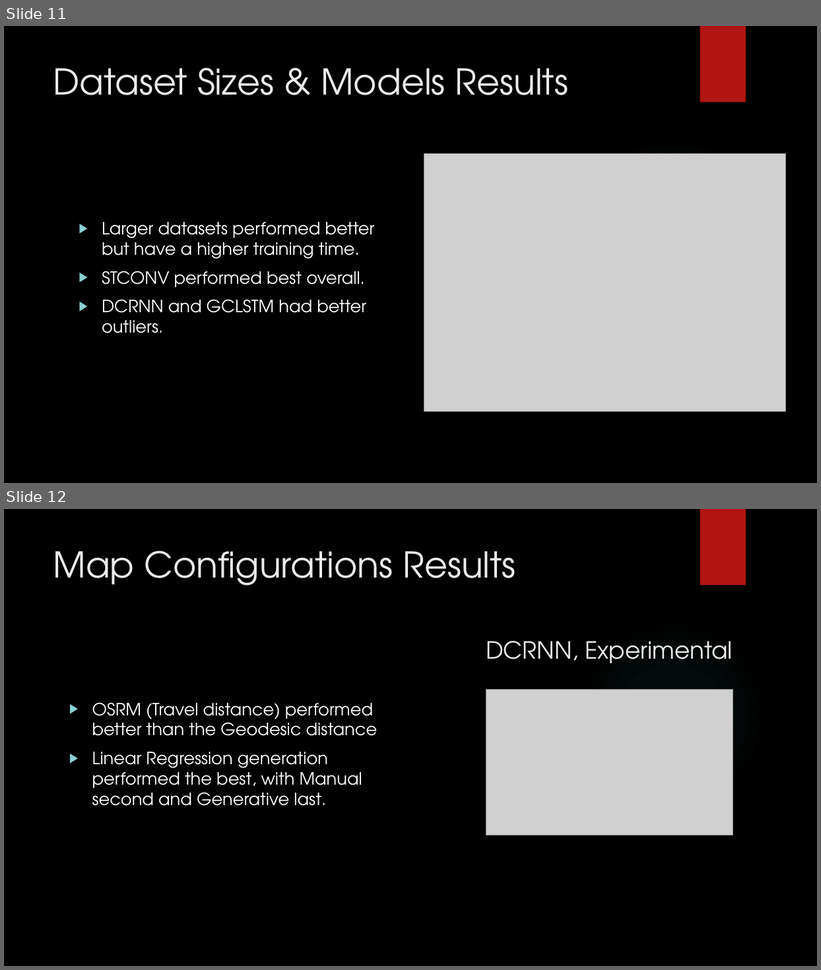
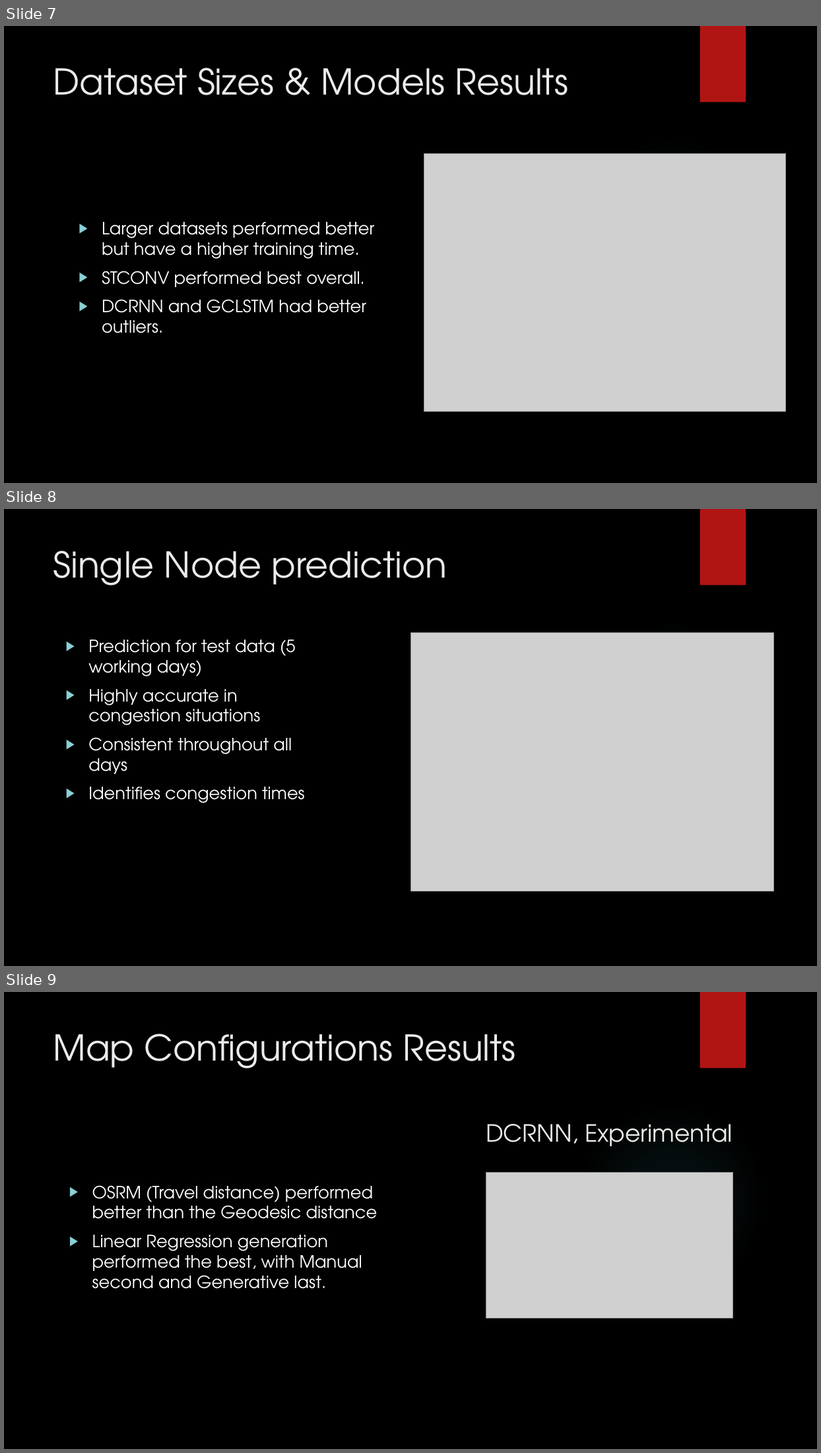
Before and after one commit to SebiBomher/Dissertation-GNN, a slide deck: Presentation.pptx. Shown one above the other, each under a label of ours: slides 11 and 12 before the commit, slides 7, 8 and 9 after it. The pictures are 821x970 and 821x1453 pixels, drawn with LibreOffice and Linux fonts; fonts in the diff are those of the drawing; grey boxes stand for pictures; background and template pictures are left out. Boxes give left, top, right and bottom in pixels: in the first picture for what was removed or moved away, otherwise in the second. Text is boxed around its words. In the diff, an @@ line names an element or a change of style, - is before the commit and + after.

```diff
--- a/Presentation.pptx
+++ b/Presentation.pptx
@@ slide 8 added at box(4, 509, 817, 966), background picture (left out); not listed: 2 template elements that a slide beside it also shows @@
@@ title added at box(54, 551, 447, 586), 42 pt, text #EBEBEB @@
+Single Node prediction
@@ text added at box(88, 640, 305, 803), 20 pt, text #FFFFFF @@
+▶ Prediction for test data (5 working days)
+▶ Highly accurate in congestion situations
+▶ Consistent throughout all days
+▶ Identifies congestion times
@@ picture added at box(411, 633, 774, 892) @@
@@ what was slide 11 is now slide 7 @@
@@ what was slide 12 is now slide 9 @@
```
Also in this commit, not shown: 3 slides changed, 4 slides removed.
